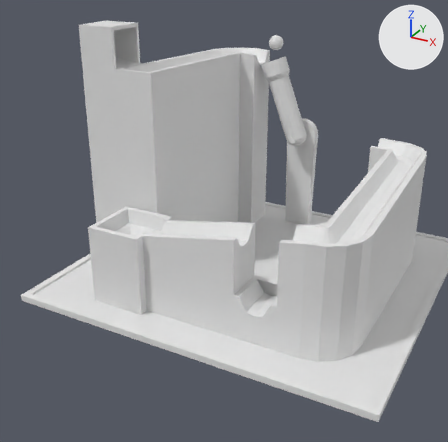
What one commit did to the Blender file Assets/Models/World Assets/Demo 3 - Puzzle Demo/Room 3/_Room 3 - Scene.blend.
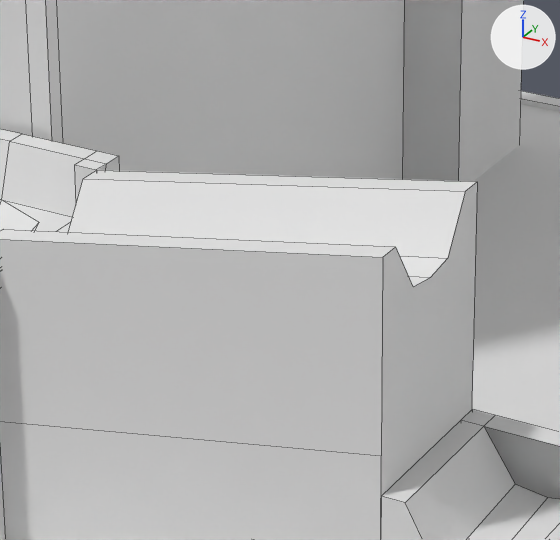
Each version appears first whole from a camera (50 mm lens) standing at (64.5, -117.3, 34.8) and looking at (21.1, -38.4, -4.7), and next in a close-up on the part from 32% to 61% of the width and 41% to 69% of the height. The lights are fixed; the arrows at upper right show +X, +Y and +Z. The older version's two pictures come first. The close-ups show mesh edges as thin lines.

The older version as bpy lines, for what is in view:
```python
me_plane_001 = bpy.data.meshes.new('Plane.001')
me_plane_001.from_pydata(...)  # 66 vertices, 60 faces; spans x -1.8..24.1, y -7.1..3.8, z -32.3..8.0
me_plane_003 = bpy.data.meshes.new('Plane.003')
me_plane_003.from_pydata(...)  # 130 vertices, 114 faces; spans x -13.8..18.4, y -9.7..26.7, z -15.8..7.5
# before: 103 (-13.8, 9.5, 2.7) at pixel (382, 257), 105 (-11.3, 9.5, 0.3) at pixel (430, 277), 109 (-8.9, 9.5, 2.7) at pixel (477, 181)
me_plane_006 = bpy.data.meshes.new('Plane.006')
me_plane_006.from_pydata(...)  # 63 vertices, 63 faces; spans x -2.8..3.9, y -5.4..5.4, z -11.5..3.8
ob_ball_pit = bpy.data.objects.new('Ball Pit', me_plane_006)
ob_ball_pit.location = (3.18, -37.87, -12.84)
ob_ball_pit.rotation_euler = (0.0, 0.0, -3.142)  # degrees (0, 0, -180)
ob_ball_pit.scale = (1.53, 1.0, 1.0)
ob_ramp_1 = bpy.data.objects.new('Ramp 1', me_plane_001)
ob_ramp_1.location = (0.0, -29.26, 7.92)
ob_ramp_1.rotation_euler = (0.0, 0.0, 1.571)  # degrees (0, 0, 90)
ob_ramp_1.scale = (1.53, 1.0, 1.0)
ob_ramp_2 = bpy.data.objects.new('Ramp 2', me_plane_003)
ob_ramp_2.location = (34.1, -20.56, -8.58)
ob_ramp_2.rotation_euler = (0.0, 0.0, 1.571)  # degrees (0, 0, 90)
ob_ramp_2.scale = (1.53, 1.0, 1.0)
# also in view: 'Ramp 3' at (28.3, -37.9, -20.0); 'Water' at (17.6, -17.5, -23.5)
```
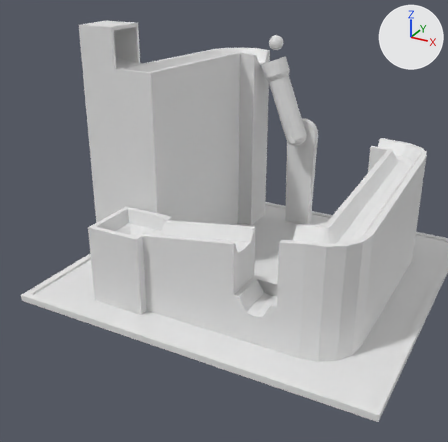
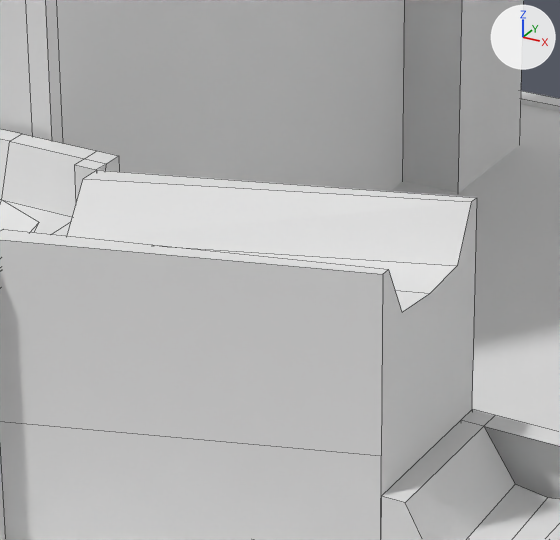
Where the change shows, as pixel boxes (x1, y1, x2, y2) in the close-ups (560 x 540 px; the box of a moved part takes in the faces that stretch with it):
part 1 of me_plane_003, moved or reshaped
    before: (0, 170, 477, 427)
    after: (0, 171, 477, 427)

The change in detail:
me_plane_003 has 130 vertices, 114 faces and spans x -13.8..18.4, y -9.7..26.7, z -15.8..7.5.
me_plane_003 is used by ob_ramp_2; location (34.1, -20.56, -8.58); rotation (0.0, 0.0, 1.571), in degrees (0, 0, 90); scale (1.53, 1.0, 1.0).
Part 1, on me_plane_003:
Vertices 103, 105, 109 of me_plane_003 move by (0.0, 0.0, -0.7).
Vertex 101 of me_plane_003 moves from (-12.2, 9.5, 0.5) at pixel (413, 286) to (-12.8, 9.5, -0.2) at pixel (402, 312).
Vertex 104 of me_plane_003 moves from (-9.5, 9.5, 2.7) at pixel (465, 191) to (-9.2, 9.5, 2.0) at pixel (471, 201).
Vertex 106 of me_plane_003 moves from (-10.4, 9.5, 0.5) at pixel (447, 258) to (-9.9, 9.5, -0.2) at pixel (457, 265).
Vertex 108 of me_plane_003 moves from (-13.1, 9.5, 2.7) at pixel (395, 246) to (-13.5, 9.5, 2.0) at pixel (388, 269).
